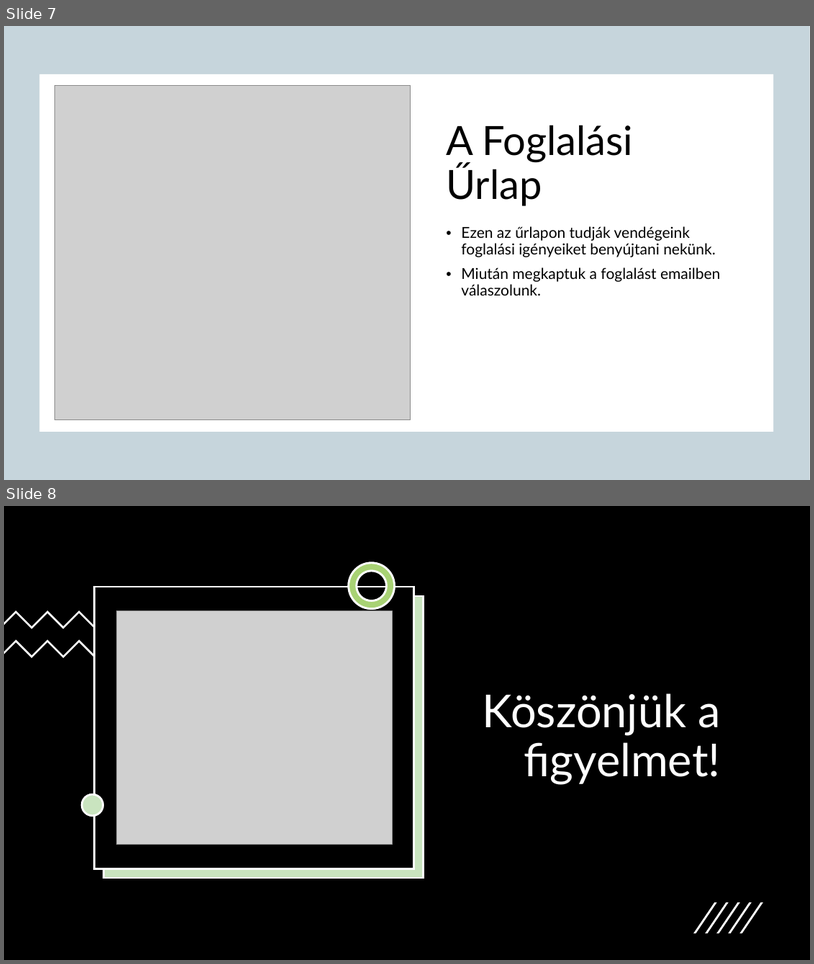
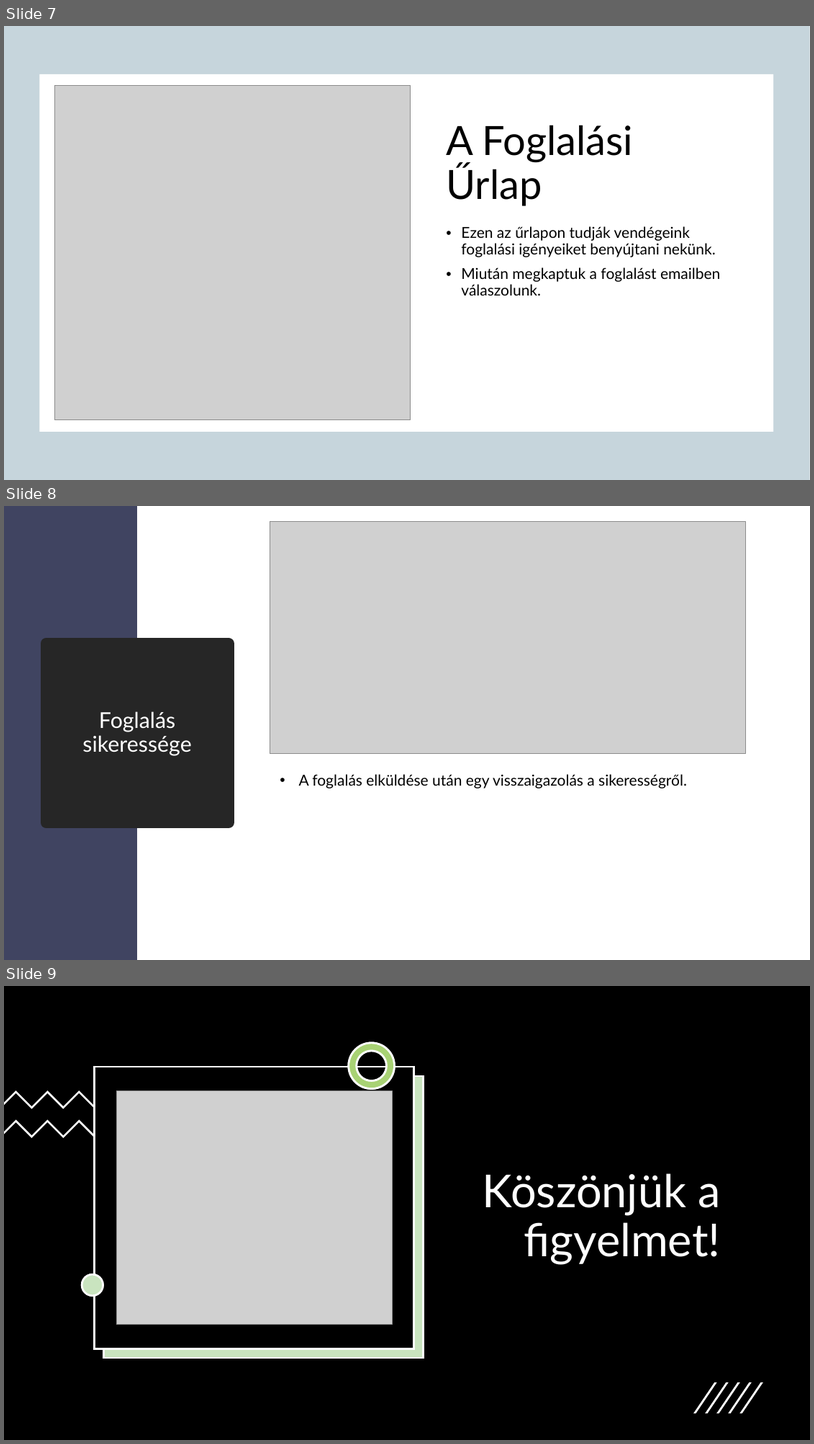
Before and after one commit to gergokee10/vizibicikli_projekt, a slide deck: Vízibicikli_weboldal.pptx. Shown one above the other, each under a label of ours: slides 7 and 8 before the commit, slides 7, 8 and 9 after it. The pictures are 814x964 and 814x1444 pixels, drawn with LibreOffice and Linux fonts; fonts in the diff are those of the drawing; grey boxes stand for pictures; background and template pictures are left out. Boxes give left, top, right and bottom in pixels: in the first picture for what was removed or moved away, otherwise in the second. Text is boxed around its words. In the diff, an @@ line names an element or a change of style, - is before the commit and + after.

```diff
--- a/Vízibicikli_weboldal.pptx
+++ b/Vízibicikli_weboldal.pptx
@@ slide 8 added at (4,506,810,960), background #FFFFFF @@
@@ rectangle added at (4,506,137,960), fill #404461 @@
@@ picture added at (270,521,746,753) @@
@@ title added at (46,644,229,822), fill #262626, outline #262626 13.75 pt, 26 pt, text #FFFFFF @@
+Foglalás sikeressége
@@ text added at (299,774,687,788), 18 pt, text #000000 @@
+• A foglalás elküldése után egy visszaigazolás a sikerességről.
@@ what was slide 8 is now slide 9 @@
```
Also in this commit, not shown: 1 slide changed.
